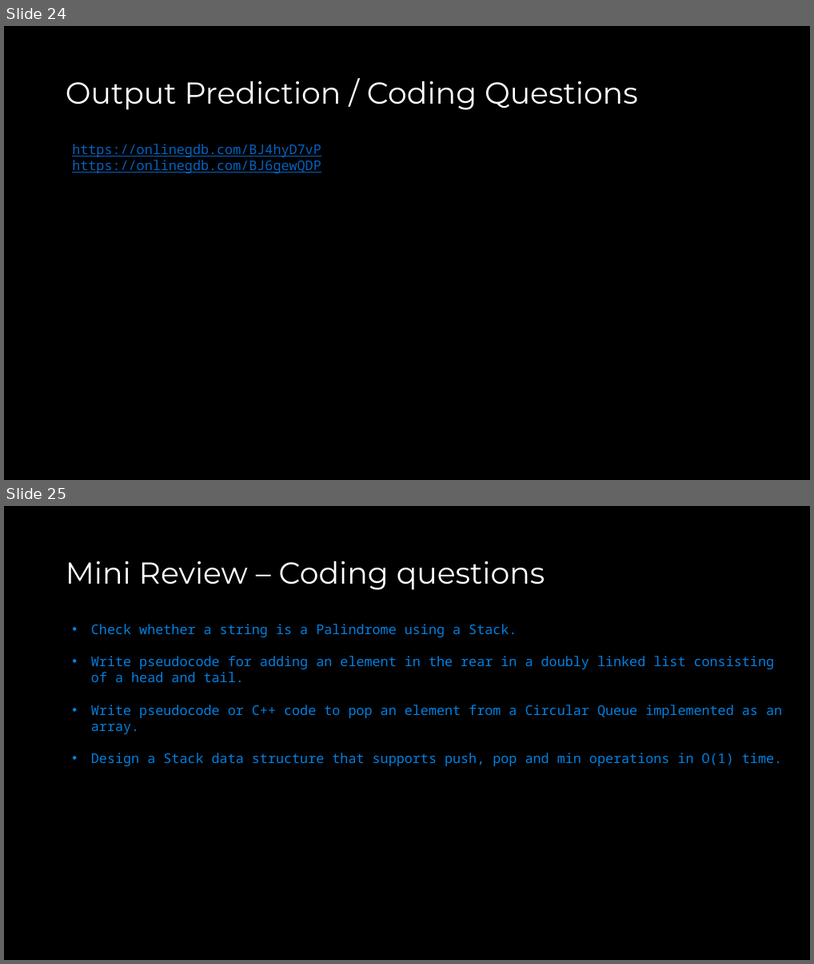
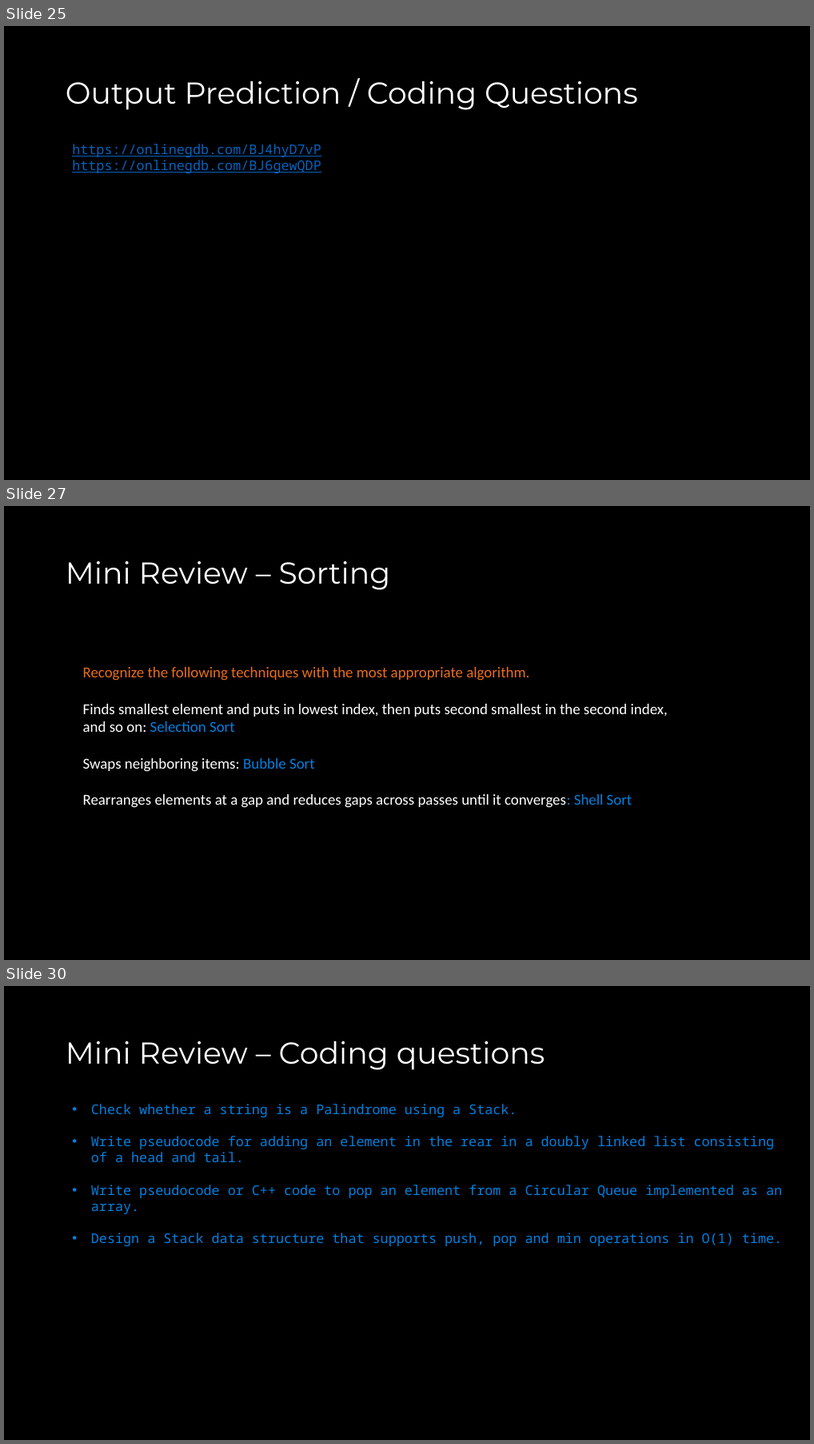
Before and after one commit to COP3530/Instructional-Content, a slide deck: Slides/Slides-PPT/Exam 1 - Review A.pptx. Shown one above the other, each under a label of ours: slides 24 and 25 before the commit, slides 25, 27 and 30 after it; the slides between them are not shown. The pictures are 814x964 and 814x1444 pixels, drawn with LibreOffice and Linux fonts; fonts in the diff are those of the drawing. Boxes give left, top, right and bottom in pixels: in the first picture for what was removed or moved away, otherwise in the second. Text is boxed around its words. In the diff, an @@ line names an element or a change of style, - is before the commit and + after.

Commit message:
exam review a updated

```diff
--- a/Slides/Slides-PPT/Exam 1 - Review A.pptx
+++ b/Slides/Slides-PPT/Exam 1 - Review A.pptx
@@ slide 27 added at (4, 506, 810, 960), background #000000 @@
@@ title added at (66, 561, 391, 590), 36 pt, text #FFFFFF @@
+Mini Review – Sorting
@@ text added at (83, 667, 668, 808), 18 pt, text #FFFFFF @@
+Recognize the following techniques with the most appropriate algorithm.
+Finds smallest element and puts in lowest index, then puts second smallest in the second index, and so on: Selection Sort
+Swaps neighboring items: Bubble Sort
+Rearranges elements at a gap and reduces gaps across passes until it converges: Shell Sort
@@ what was slide 24 is now slide 25 @@
@@ what was slide 25 is now slide 30 @@
```
Also in this commit, not shown: 1 slide changed, 4 other slides added, 1 other file.
